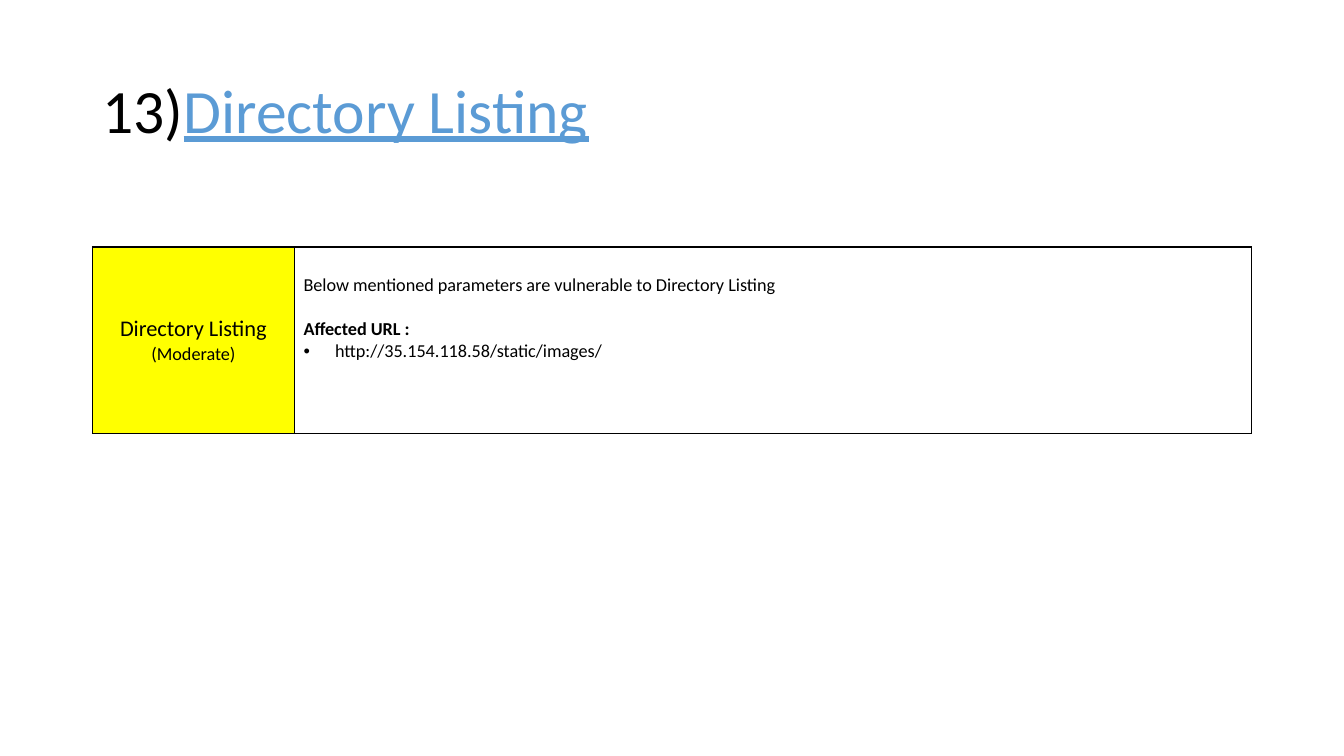
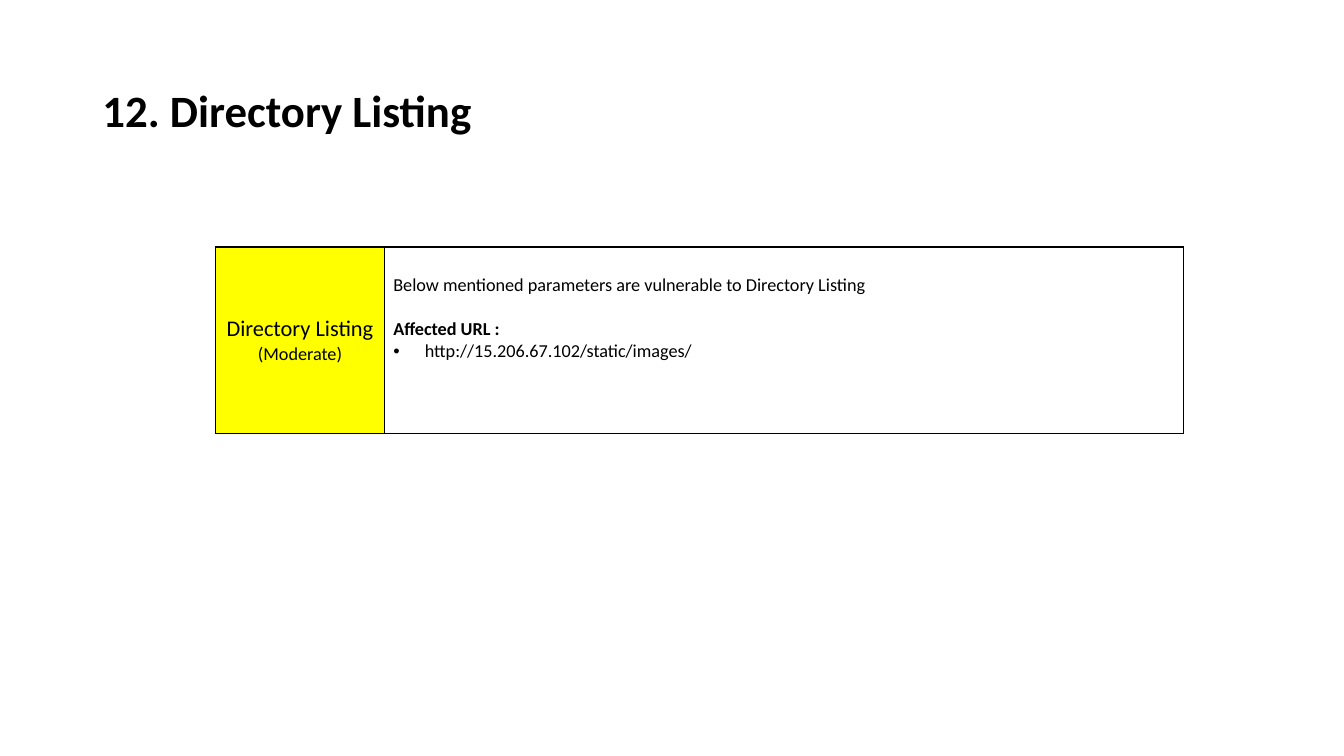
Before and after one commit to RocktimRajkumar/CEH-hack-a-thon, a slide deck: slide 77 of reports/Lifestyle Store/LifeStyle Store Application Reports.pptx (slide 71 before the commit). Drawn at 1344x756 pixels with LibreOffice and Linux fonts; fonts in the diff are those of the drawing. Boxes give left, top, right and bottom in pixels: in the first picture for what was removed or moved away, otherwise in the second. Text is boxed around its words. In the diff, an @@ line names an element or a change of style, - is before the commit and + after.

```diff
--- a/reports/Lifestyle Store/LifeStyle Store Application Reports.pptx
+++ b/reports/Lifestyle Store/LifeStyle Store Application Reports.pptx
@@ title at bbox=[102, 95, 471, 135]: text changed; size 44 to 32 pt; text colour #5B9BD5 to #000000; bold on @@
-13)Directory Listing
+12. Directory Listing
@@ table at bbox=[216, 202, 1184, 432] @@
-row 2, column 2: Below mentioned parameters are vulnerable to Directory Listing / Affected URL : / http://35.154.118.58/static/images/
+row 2, column 2: Below mentioned parameters are vulnerable to Directory Listing / Affected URL : / http://15.206.67.102/static/images/
@@ table: place and size @@
-table at bbox=[93, 202, 1252, 432]
+table at bbox=[216, 202, 1184, 432]
```
Also in this commit, not shown: 4 other slides changed, 6 slides added.
